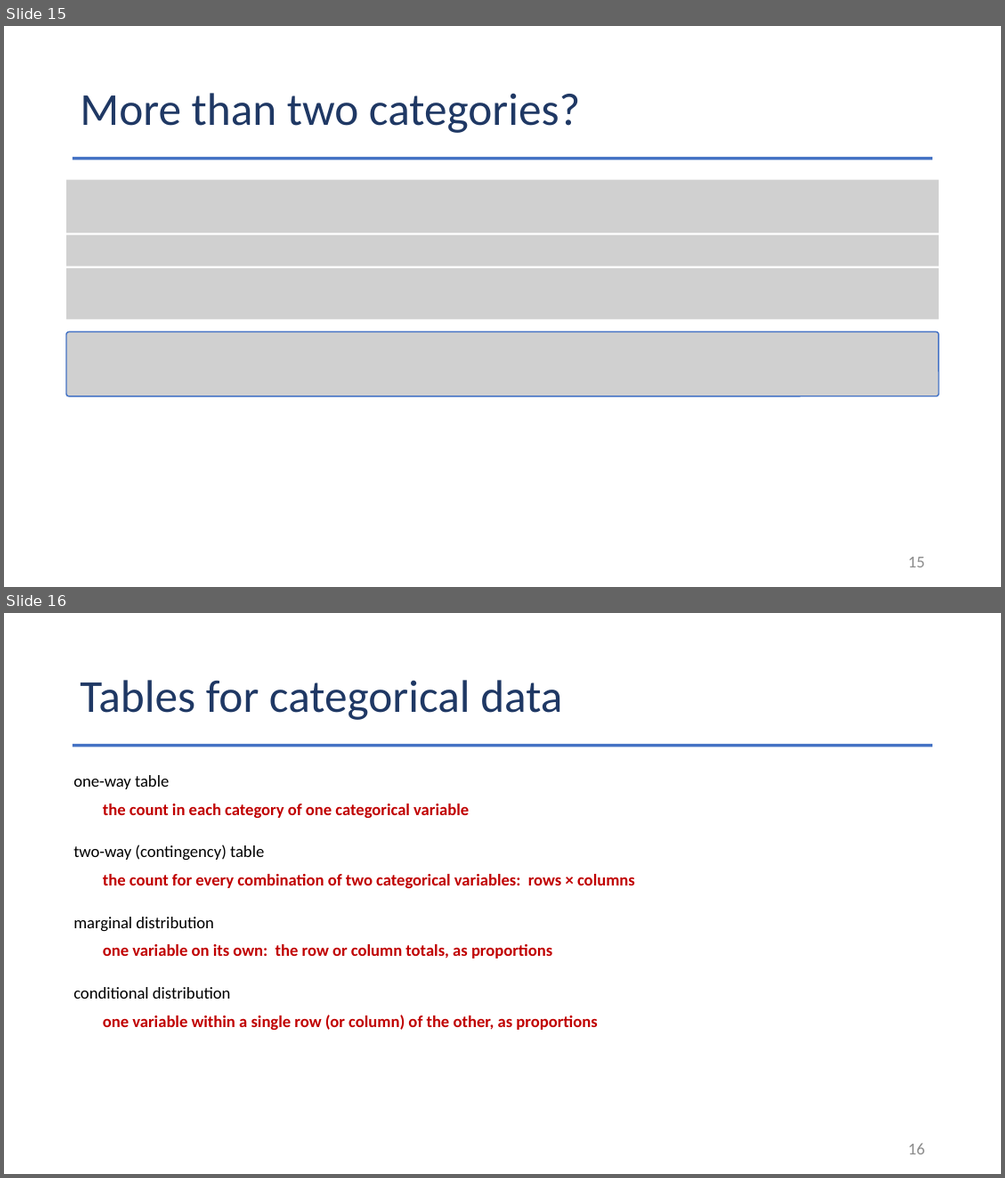
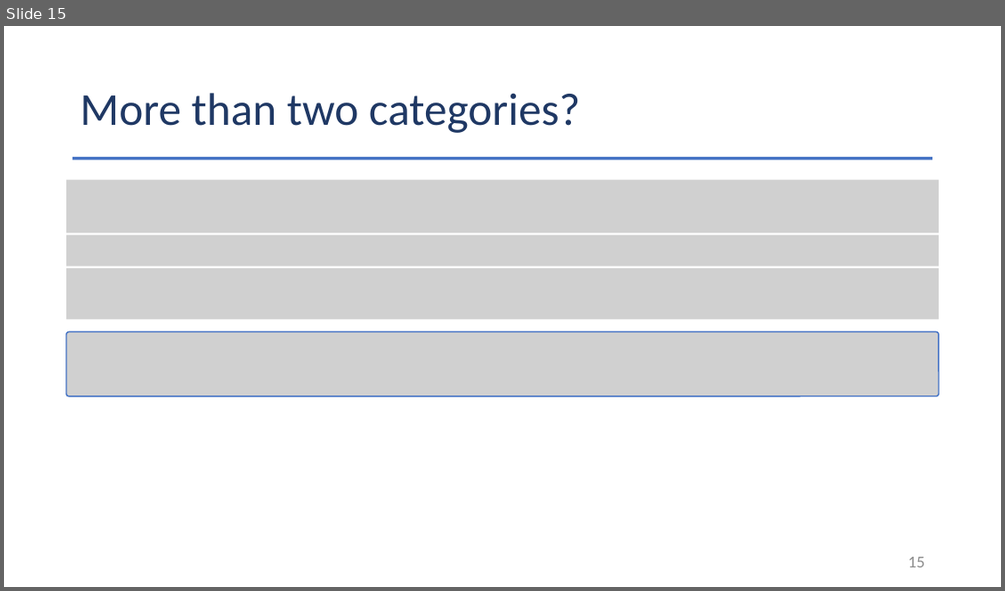
Before and after one commit to Jarred6068/Kvamme_UI_STAT251, a slide deck: docs/lecture_slides/Week 12/2026/Week12_Lecture29_Slides_11_11_2026.pptx. Shown one above the other, each under a label of ours: slides 15 and 16 before the commit, slide 15 after it. The pictures are 1005x1178 and 1005x591 pixels, drawn with LibreOffice and Linux fonts; fonts in the diff are those of the drawing; grey boxes stand for pictures. Boxes give left, top, right and bottom in pixels: in the first picture for what was removed or moved away, otherwise in the second. Text is boxed around its words. In the diff, an @@ line names an element or a change of style, - is before the commit and + after.

```diff
--- a/docs/lecture_slides/Week 12/2026/Week12_Lecture29_Slides_11_11_2026.pptx
+++ b/docs/lecture_slides/Week 12/2026/Week12_Lecture29_Slides_11_11_2026.pptx
@@ slide 16 removed at [4,613,1001,1174], background #FFFFFF @@
@@ title removed at [80,680,562,720] @@
-Tables for categorical data
@@ rectangle removed at [73,744,933,747] @@
@@ text removed at [73,775,169,789] @@
-one-way table
@@ text removed at [103,803,469,818] @@
-the count in each category of one categorical variable
@@ text removed at [73,844,264,860] @@
-two-way (contingency) table
@@ text removed at [103,874,635,888] @@
-the count for every combination of two categorical variables: rows × columns
@@ text removed at [73,916,214,932] @@
-marginal distribution
@@ text removed at [103,944,552,958] @@
-one variable on its own: the row or column totals, as proportions
@@ text removed at [73,987,231,998] @@
-conditional distribution
@@ text removed at [103,1014,597,1030] @@
-one variable within a single row (or column) of the other, as proportions
@@ page number removed at [908,1143,925,1154] @@
-16
```
Also in this commit, not shown: 6 other slides removed, 48 other files.
